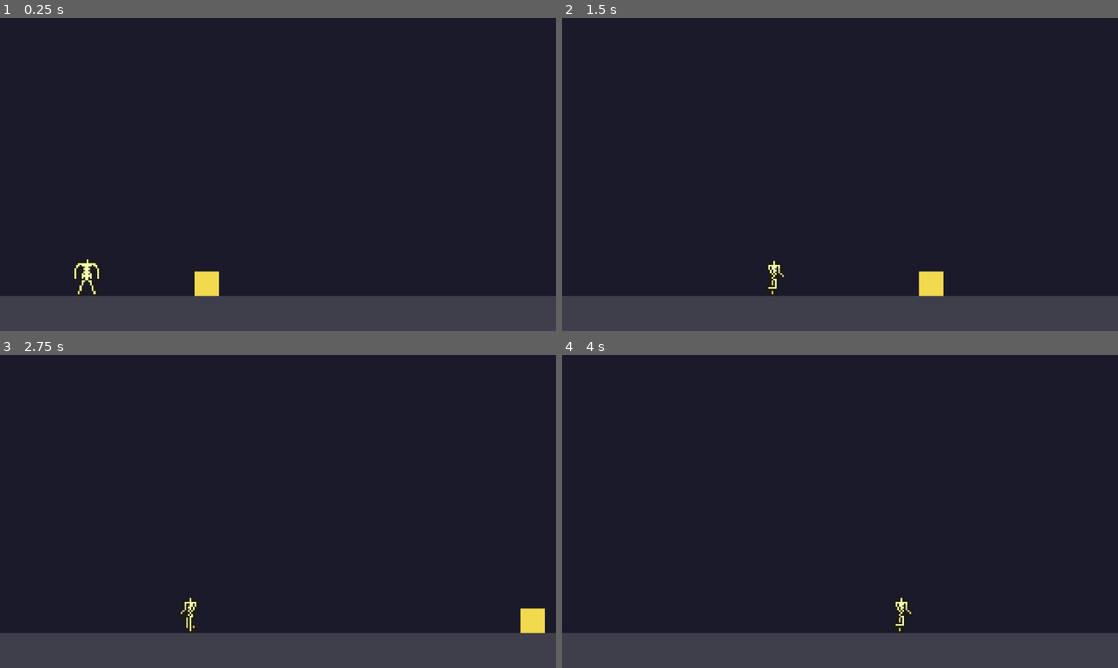
Above: before the commit, frames 1-4 (two rows, left to right).
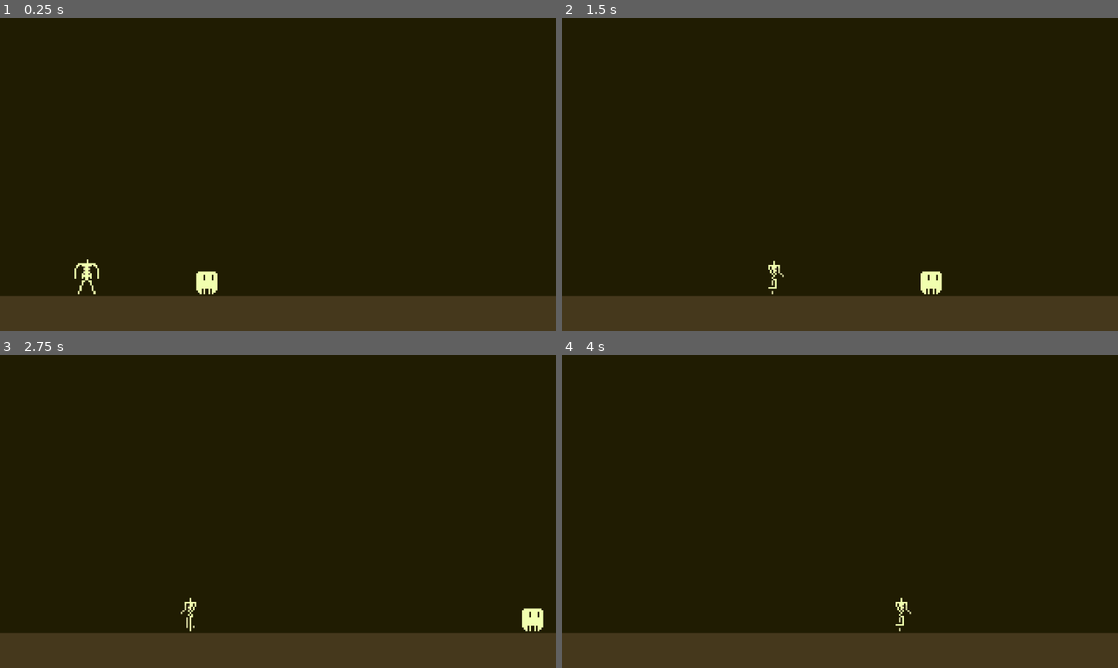
Above: after the commit, the same moments.

Repository: tucksravin/dont-lose-your-head
Game: Godot game, scene res://scenes/intro/intro.tscn
The game is run twice, just before and just after one commit, with the same random seed, the same clock (stepped at 60 frames per second) and the same inputs.
Inputs:
- Up to frame 1 (0.25 s): no input
- Up to frame 2 (1.5 s): hold D (move_right) from 0.53 s (still down); tap E (interact) at 0.6, 1.35 s; tap Space (jump) at 0.77 s
- Up to frame 3 (2.75 s): tap Space (jump) at 1.52 s; release D (move_right) at 2.03 s; hold A (move_left) from 2.03 s (still down); tap E (interact) at 2.1 s
- Up to frame 4 (4 s): release A (move_left) at 2.78 s; hold D (move_right) from 2.78 s (still down); tap E (interact) at 2.85, 3.6 s; tap Space (jump) at 3.02, 3.77 s

The runs differ from the first frame. In frame 1, 100% of the frame differs, in the area x 0-100%, y 0-100%; in frame 2, 100%; in frame 3, 100%; in frame 4, 100%.

Commit message:
Sprites into the intro, day and reunion scenes (no more placeholder squares)
- head.tscn: Visual ColorRect -> Sprite2D (head_front, 2x, centered so the
  release spin pivots on the skull). Used by day_template and reunion.
- intro.tscn: HeadBlob's rect -> Sprite2D (head_side — it's running right);
  night sky and ground moved onto the palette.
- day_template.tscn: added a sky Background (it was rendering on Godot's default
  grey), floor -> palette ground green; dropped the dead next_scene line under
  SpatialGoalMind (Game owns scene flow now).
- reunion.tscn: sky / ground / prompt text onto the palette.
- spatial_goal.gd: goal markers colour themselves per need (body = #25c04b,
  mind = #b2f167) — still rectangles, no art for them yet.

All colour literals are written at full precision: truncated floats round down
a channel (#988277 was rendering as #978277).

Diff:
--- a/scenes/days/day_template.tscn
+++ b/scenes/days/day_template.tscn
@@ -11,6 +11,11 @@
 size = Vector2(640, 40)
 
 [node name="DayTemplate" type="Node2D" unique_id=531226403]
+
+[node name="Background" type="Polygon2D" parent="."]
+z_index = -1
+polygon = PackedVector2Array(0, 0, 640, 0, 640, 360, 0, 360)
+color = Color(0.596078431372549, 0.509803921568627, 0.466666666666667, 1)
 
 [node name="Camera" type="Camera2D" parent="." unique_id=453660723]
 position = Vector2(320, 180)
@@ -26,7 +31,7 @@
 offset_right = 640.0
 offset_bottom = 360.0
 mouse_filter = 2
-color = Color(0.32, 0.22, 0.16, 1)
+color = Color(0, 0.415686274509804, 0.23921568627451, 1)
 
 [node name="Body" parent="." unique_id=1999184252 instance=ExtResource("1_body")]
 position = Vector2(100, 320)
@@ -44,6 +49,5 @@
 [node name="SpatialGoalMind" parent="." instance=ExtResource("2_wb443")]
 position = Vector2(200, 320)
 key = "mind"
-next_scene = "res://scenes/reunion/reunion.tscn"
 
 [node name="Sun" parent="." unique_id=837465219 instance=ExtResource("3_sun")]
--- a/scenes/gameplay/spatial_goal.gd
+++ b/scenes/gameplay/spatial_goal.gd
@@ -13,11 +13,19 @@
 ## place instead of drilling into the instanced sub-scene.
 @export_enum("body", "mind") var key: String = "body"
 
+## Marker colours, from the project palette (assets/palette/). Two goals sit in
+## every day, so they need to read apart at a glance: body needs are green, mind
+## needs light green. Placeholder rectangles until there is art for each need.
+@export var body_color: Color = Color("25c04b")
+@export var mind_color: Color = Color("b2f167")
+
 @onready var condition: WinCondition = $WinCondition
+@onready var visual: ColorRect = $Visual
 
 
 func _ready() -> void:
 	condition.key = key
+	visual.color = body_color if key == "body" else mind_color
 	body_entered.connect(_on_body_entered)
 
 
--- a/scenes/gameplay/spatial_goal.tscn
+++ b/scenes/gameplay/spatial_goal.tscn
@@ -18,7 +18,7 @@
 offset_top = -32.0
 offset_right = 16.0
 mouse_filter = 2
-color = Color(0.95, 0.8, 0.15, 1)
+color = Color(0.145098039215686, 0.752941176470588, 0.294117647058824, 1)
 
 [node name="WinCondition" type="Node" parent="."]
 script = ExtResource("2_win_condition_script")
--- a/scenes/head/head.tscn
+++ b/scenes/head/head.tscn
@@ -1,6 +1,7 @@
-[gd_scene load_steps=3 format=3]
+[gd_scene load_steps=4 format=3]
 
 [ext_resource type="Script" path="res://scenes/head/head.gd" id="1_head_script"]
+[ext_resource type="Texture2D" uid="uid://bt3yxj13o0lfa" path="res://assets/sprites/head_front.png" id="2_head_tex"]
 
 [sub_resource type="RectangleShape2D" id="RectangleShape2D_head"]
 size = Vector2(28, 28)
@@ -12,10 +13,6 @@
 [node name="CollisionShape2D" type="CollisionShape2D" parent="."]
 shape = SubResource("RectangleShape2D_head")
 
-[node name="Visual" type="ColorRect" parent="."]
-offset_left = -14.0
-offset_top = -14.0
-offset_right = 14.0
-offset_bottom = 14.0
-mouse_filter = 2
-color = Color(0.92, 0.92, 0.85, 1)
+[node name="Visual" type="Sprite2D" parent="."]
+scale = Vector2(2, 2)
+texture = ExtResource("2_head_tex")
--- a/scenes/intro/intro.tscn
+++ b/scenes/intro/intro.tscn
@@ -1,7 +1,8 @@
-[gd_scene load_steps=5 format=3]
+[gd_scene load_steps=6 format=3]
 
 [ext_resource type="Script" path="res://scenes/intro/intro.gd" id="1_intro"]
 [ext_resource type="PackedScene" uid="uid://ckkidbot3beas" path="res://scenes/body/body.tscn" id="2_body"]
+[ext_resource type="Texture2D" uid="uid://vcbcxq35aj8k" path="res://assets/sprites/head_side.png" id="3_head_tex"]
 
 [sub_resource type="WorldBoundaryShape2D" id="WorldBoundaryShape2D_1"]
 
@@ -14,7 +15,7 @@
 [node name="Background" type="Polygon2D" parent="."]
 z_index = -1
 polygon = PackedVector2Array(0, 0, 640, 0, 640, 360, 0, 360)
-color = Color(0.105882, 0.105882, 0.164706, 1)
+color = Color(0.125490196078431, 0.109803921568627, 0.007843137254902, 1)
 
 [node name="Camera2D" type="Camera2D" parent="."]
 position = Vector2(320, 180)
@@ -27,7 +28,7 @@
 
 [node name="Visual" type="Polygon2D" parent="Ground"]
 polygon = PackedVector2Array(-5000, 0, 5000, 0, 5000, 50, -5000, 50)
-color = Color(0.25, 0.25, 0.3, 1)
+color = Color(0.270588235294118, 0.219607843137255, 0.109803921568627, 1)
 
 [node name="HeadBlob" type="CharacterBody2D" parent="."]
 position = Vector2(200, 320)
@@ -36,12 +37,10 @@
 position = Vector2(0, -14)
 shape = SubResource("RectangleShape2D_head")
 
-[node name="Visual" type="ColorRect" parent="HeadBlob"]
-offset_left = -14.0
-offset_top = -28.0
-offset_right = 14.0
-mouse_filter = 2
-color = Color(0.95, 0.85, 0.3, 1)
+[node name="Visual" type="Sprite2D" parent="HeadBlob"]
+position = Vector2(0, -14)
+scale = Vector2(2, 2)
+texture = ExtResource("3_head_tex")
 
 [node name="Body" parent="." instance=ExtResource("2_body")]
 position = Vector2(100, 320)
--- a/scenes/reunion/reunion.tscn
+++ b/scenes/reunion/reunion.tscn
@@ -9,7 +9,7 @@
 
 [sub_resource type="LabelSettings" id="LabelSettings_prompt"]
 font_size = 10
-font_color = Color(1, 1, 1, 1)
+font_color = Color(0.945098039215686, 1, 0.686274509803922, 1)
 
 [node name="ReunionScene" type="Node2D"]
 script = ExtResource("1_reunion")
@@ -17,7 +17,7 @@
 [node name="Background" type="Polygon2D" parent="."]
 z_index = -1
 polygon = PackedVector2Array(0, 0, 640, 0, 640, 360, 0, 360)
-color = Color(0.105882, 0.105882, 0.164706, 1)
+color = Color(0.596078431372549, 0.509803921568627, 0.466666666666667, 1)
 
 [node name="Camera2D" type="Camera2D" parent="."]
 position = Vector2(320, 180)
@@ -33,7 +33,7 @@
 offset_right = 640.0
 offset_bottom = 360.0
 mouse_filter = 2
-color = Color(0.32, 0.22, 0.16, 1)
+color = Color(0, 0.415686274509804, 0.23921568627451, 1)
 
 [node name="Head" parent="." instance=ExtResource("3_head")]
 position = Vector2(480, 306)
Not shown, changed: assets/sprites/README.md
